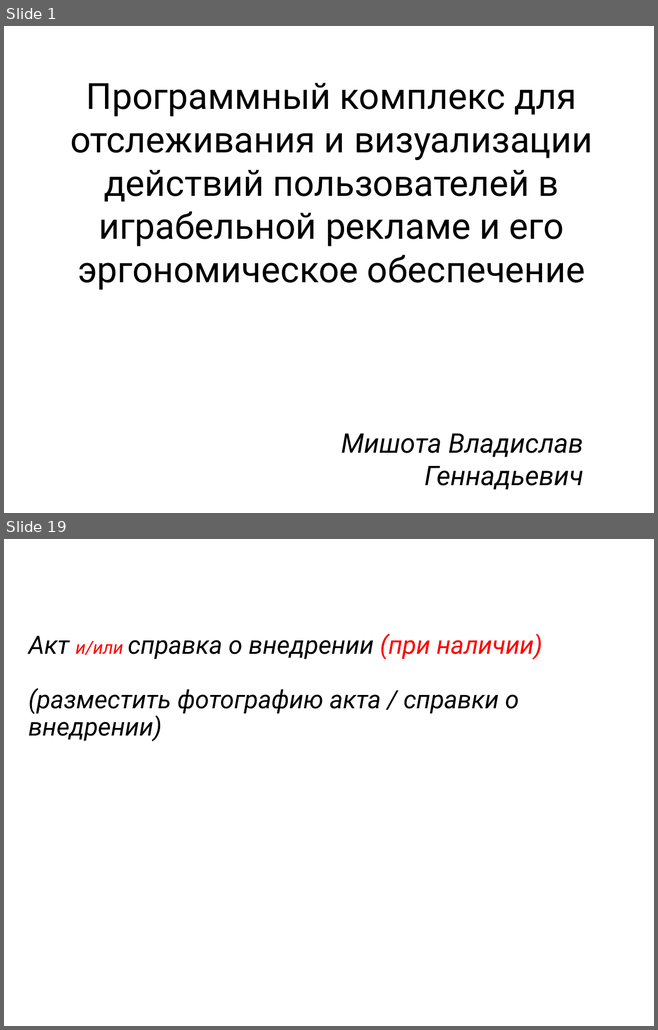
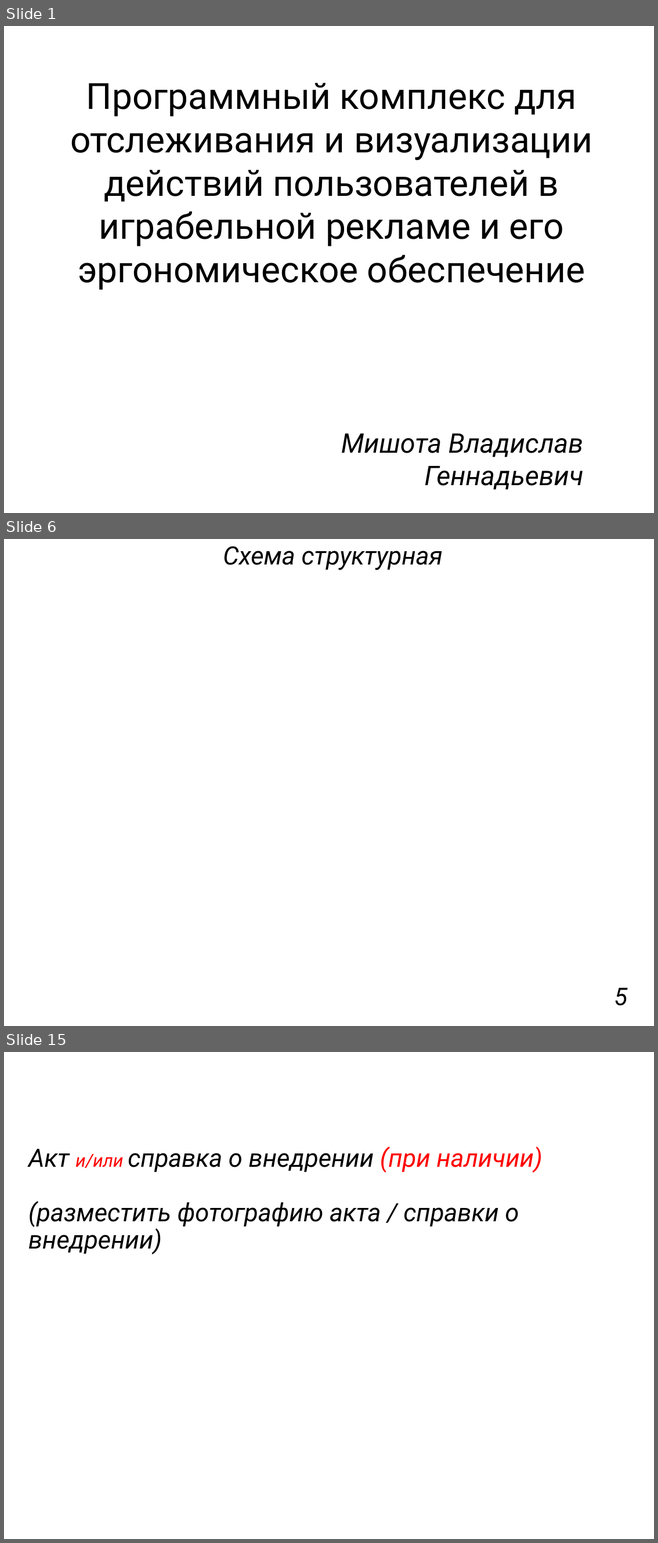
Before and after one commit to Vishota/diplom, a slide deck: презентация.pptx. Shown one above the other, each under a label of ours: slides 1 and 19 before the commit, slides 1, 6 and 15 after it; the slides between them are not shown. The pictures are 658x1030 and 658x1543 pixels, drawn with LibreOffice and Linux fonts; fonts in the diff are those of the drawing. Boxes give left, top, right and bottom in pixels: in the first picture for what was removed or moved away, otherwise in the second. Text is boxed around its words. In the diff, an @@ line names an element or a change of style, - is before the commit and + after.

```diff
--- a/презентация.pptx
+++ b/презентация.pptx
@@ slide 6 added at (4, 539, 654, 1026), background #FFFFFF @@
@@ text added at (223, 546, 442, 570), 28 pt, text #000000, italic @@
+Схема структурная
@@ text added at (614, 988, 627, 1006), 27 pt, text #000000, italic @@
+5
@@ what was slide 19 is now slide 15 @@
```
Also in this commit, not shown: 6 slides changed, 6 other slides added, 11 slides removed, 6 other files.
